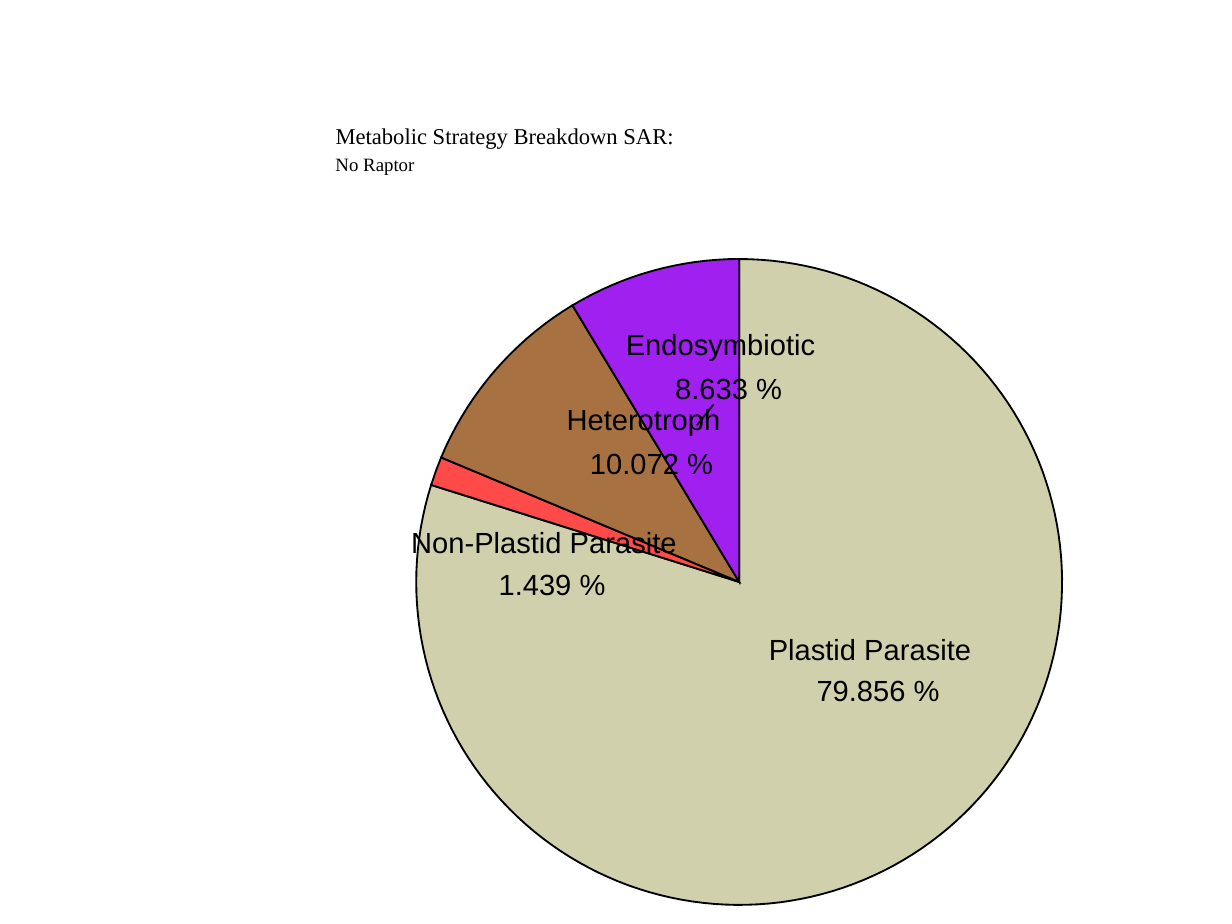
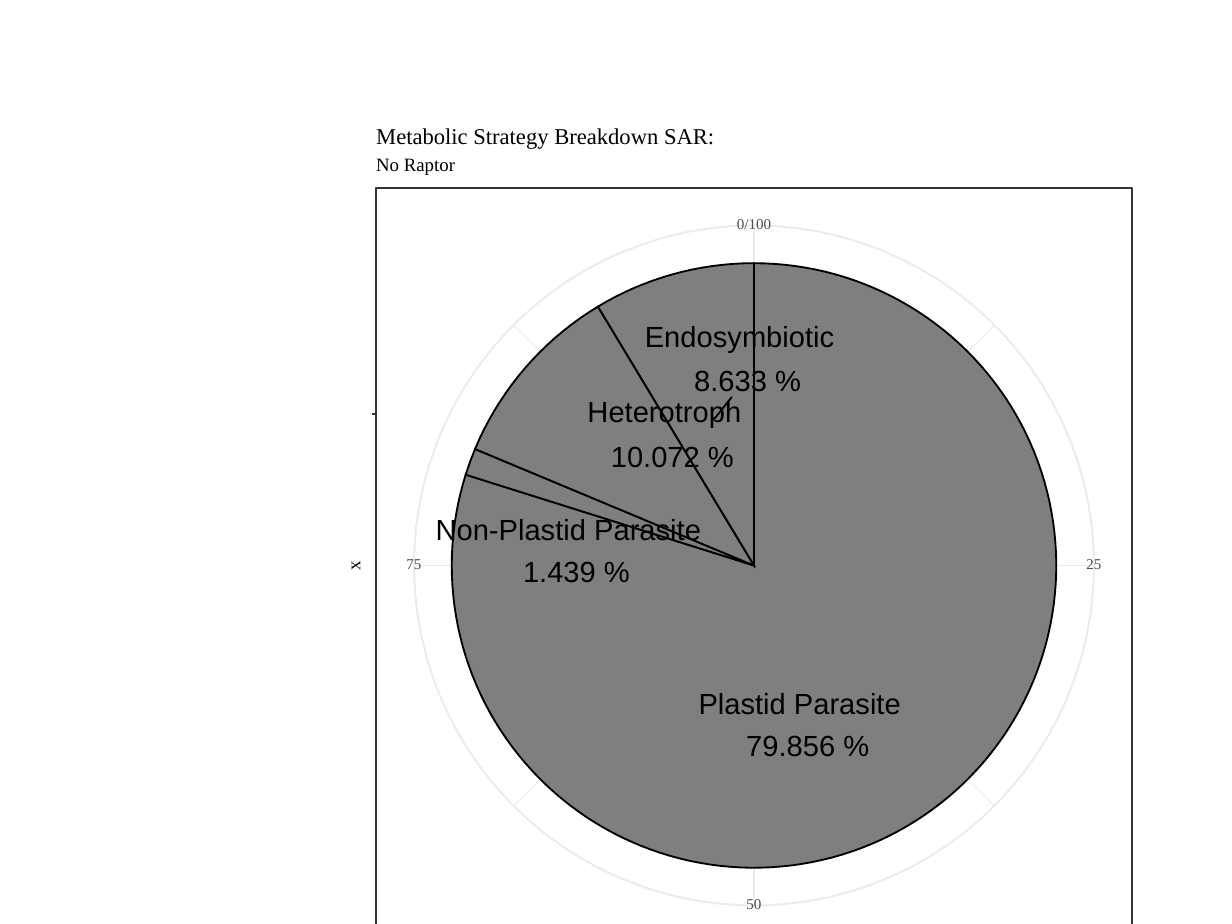
Before and after one commit to Dellaraam/TOR_phylogenetics, a slide deck: slide 1 of Images/Figures_PPT/SARPieWithOutRaptor.pptx. Drawn at 1232x924 pixels with LibreOffice and Linux fonts; fonts in the diff are those of the drawing. Boxes give left, top, right and bottom in pixels: in the first picture for what was removed or moved away, otherwise in the second. Text is boxed around its words. In the diff, an @@ line names an element or a change of style, - is before the commit and + after.

```diff
--- a/Images/Figures_PPT/SARPieWithOutRaptor.pptx
+++ b/Images/Figures_PPT/SARPieWithOutRaptor.pptx
@@ text "Metabolic Strategy Breakdown SAR:" moved from (x1=336, y1=128, x2=673, y2=149) to (x1=376, y1=128, x2=714, y2=149) @@
@@ text "No Raptor" moved from (x1=335, y1=158, x2=414, y2=175) to (x1=376, y1=158, x2=455, y2=175) @@
@@ freeform shape resized from (x1=416, y1=259, x2=1062, y2=904) to (x1=414, y1=225, x2=1094, y2=906) @@
@@ freeform shape at (x1=414, y1=225, x2=1094, y2=906): fill #D0D1AC to none; outline #000000 1.07 pt to #EBEBEB 1.07 pt @@
@@ freeform shape resized from (x1=573, y1=259, x2=739, y2=582) to (x1=598, y1=264, x2=754, y2=565) @@
@@ freeform shape at (x1=598, y1=264, x2=754, y2=565): fill #A020F0 to #7F7F7F @@
@@ freeform shape resized from (x1=441, y1=306, x2=739, y2=582) to (x1=476, y1=307, x2=754, y2=565) @@
@@ freeform shape at (x1=476, y1=307, x2=754, y2=565): fill #A87142 to #7F7F7F @@
@@ text "8.633 %" moved from (x1=675, y1=376, x2=748, y2=404) to (x1=694, y1=369, x2=767, y2=397) @@
@@ 3 texts, 1 freeform shape moved together from (x1=567, y1=332, x2=815, y2=480) to (x1=587, y1=324, x2=834, y2=472) @@
@@ freeform shape resized from (x1=431, y1=457, x2=739, y2=582) to (x1=466, y1=448, x2=754, y2=565) @@
@@ freeform shape at (x1=466, y1=448, x2=754, y2=565): fill #FE4A49 to #7F7F7F @@
@@ text "Non-Plastid Parasite" moved from (x1=411, y1=530, x2=677, y2=558) to (x1=436, y1=517, x2=701, y2=545) @@
@@ group added at (x1=344, y1=187, x2=1131, y2=924): 15 freeform shapes, 5 texts, 2 rectangles @@
+25
+50
+75
+0/100
+x
@@ text "1.439 %" moved from (x1=499, y1=574, x2=572, y2=596) to (x1=523, y1=562, x2=596, y2=582) @@
@@ text "Plastid Parasite" moved from (x1=769, y1=639, x2=971, y2=661) to (x1=699, y1=693, x2=901, y2=714) @@
@@ text "79.856 %" moved from (x1=817, y1=680, x2=906, y2=702) to (x1=746, y1=736, x2=835, y2=756) @@
```
Also in this commit, not shown: 48 other files.
